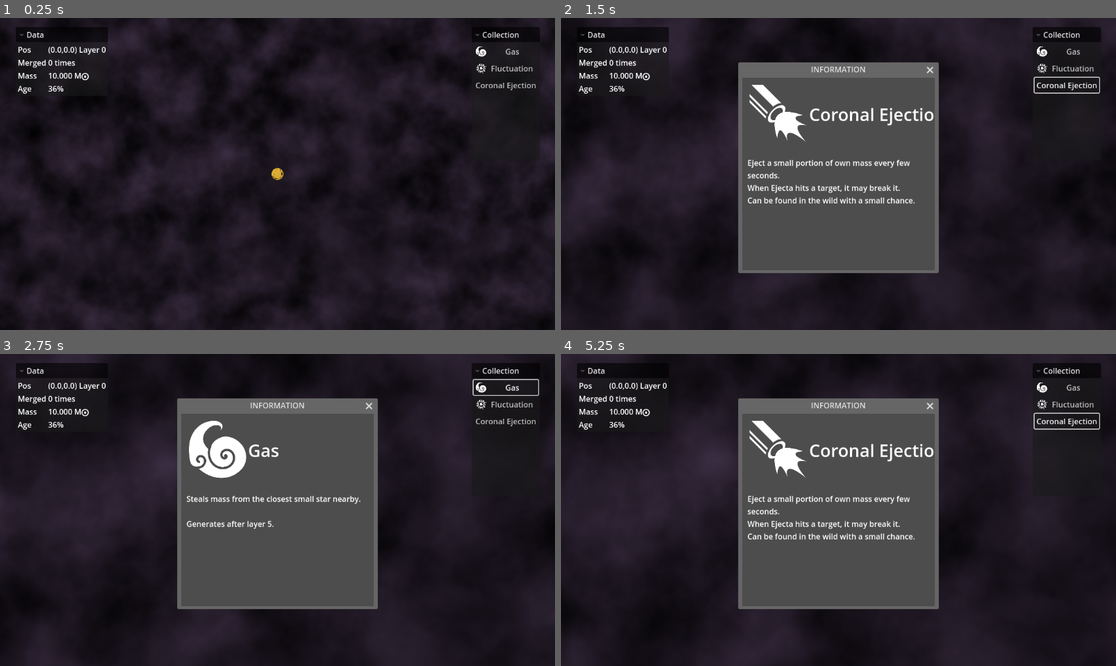
Above: before the commit, frames 1-4 (two rows, left to right).
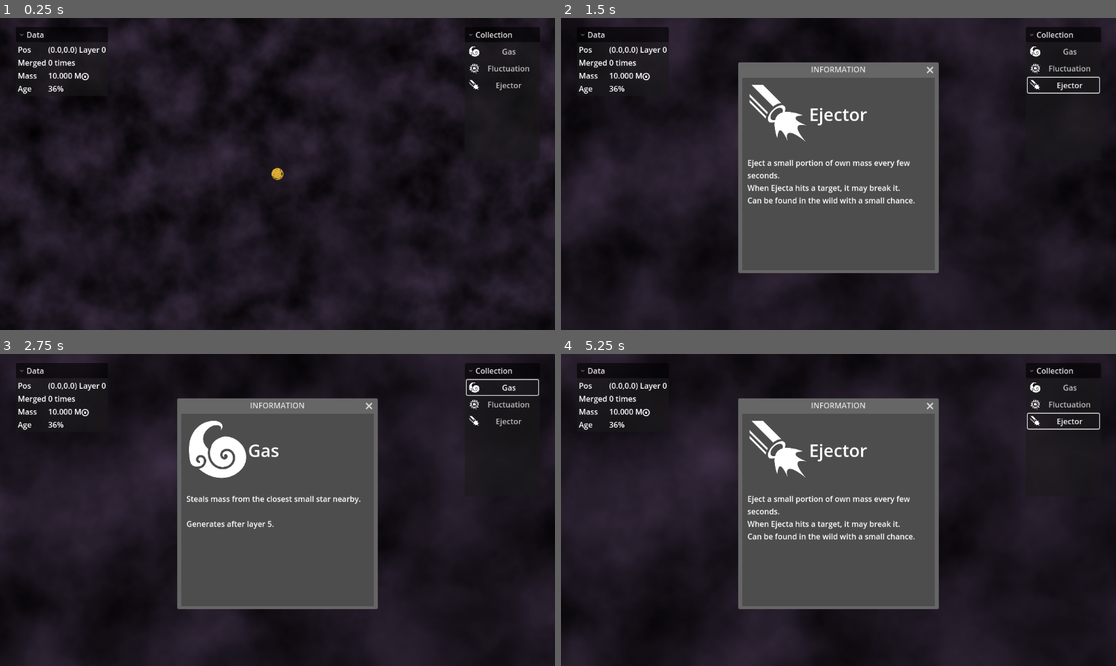
Above: after the commit, the same moments.

Repository: HellHoleStudios/ldjam58
Game: Godot game, scene res://scene/game.tscn
Two runs of this game, one before a commit and one after it. Both use one fixed random seed, a clock stepped at 60 frames per second and the inputs below.
Inputs (mouse positions are in pixels of both pictures, inside the frame that each line leads up to):
- Up to frame 1 (0.25 s): no input
- Up to frame 2 (1.5 s): click (1066, 86) at 0.5 s, where only the run before the commit has a clickable "Coronal Ejection"; click (1066, 86) at 1.25 s, where only the run after the commit has a clickable "Ejector"
- Up to frame 3 (2.75 s): click "Gas" at 2 s
- Up to frame 4 (5.25 s): click "Fluctuation" at 2.75 s; click "Gas" at 3.5 s; click "Fluctuation" at 4.25 s; click (1066, 422) at 5 s, where only the run before the commit has a clickable "Coronal Ejection"

The runs differ from the first frame. In frame 1, 0.5% of the frame differs, in the area x 84-97%, y 4-24%; in frame 2, 1.0%, in the area x 44-97%, y 2-35%; in frame 3, 0.6%; in frame 4, 1.0%.

Commit message:
UI minor adjust

Diff:
--- a/scene/game.tscn
+++ b/scene/game.tscn
@@ -115,7 +115,7 @@
 anchors_preset = 1
 anchor_left = 1.0
 anchor_right = 1.0
-offset_left = 966.0
+offset_left = 925.0
 offset_top = 19.0
 offset_right = 1081.0
 offset_bottom = 296.0
--- a/script/features/Gunner.gd
+++ b/script/features/Gunner.gd
@@ -7,7 +7,7 @@
 var timer = 0.0
 
 static func get_feature_name() -> String:
-	return "Coronal Ejection"
+	return "Ejector"
 static func get_feature_desc() -> String:
 	return """
 Eject a small portion of own mass every few seconds.
Renamed: texture/feature/Coronal Ejection.png -> texture/feature/Ejector.png
Not shown, changed: texture/feature/Ejector.png.import
